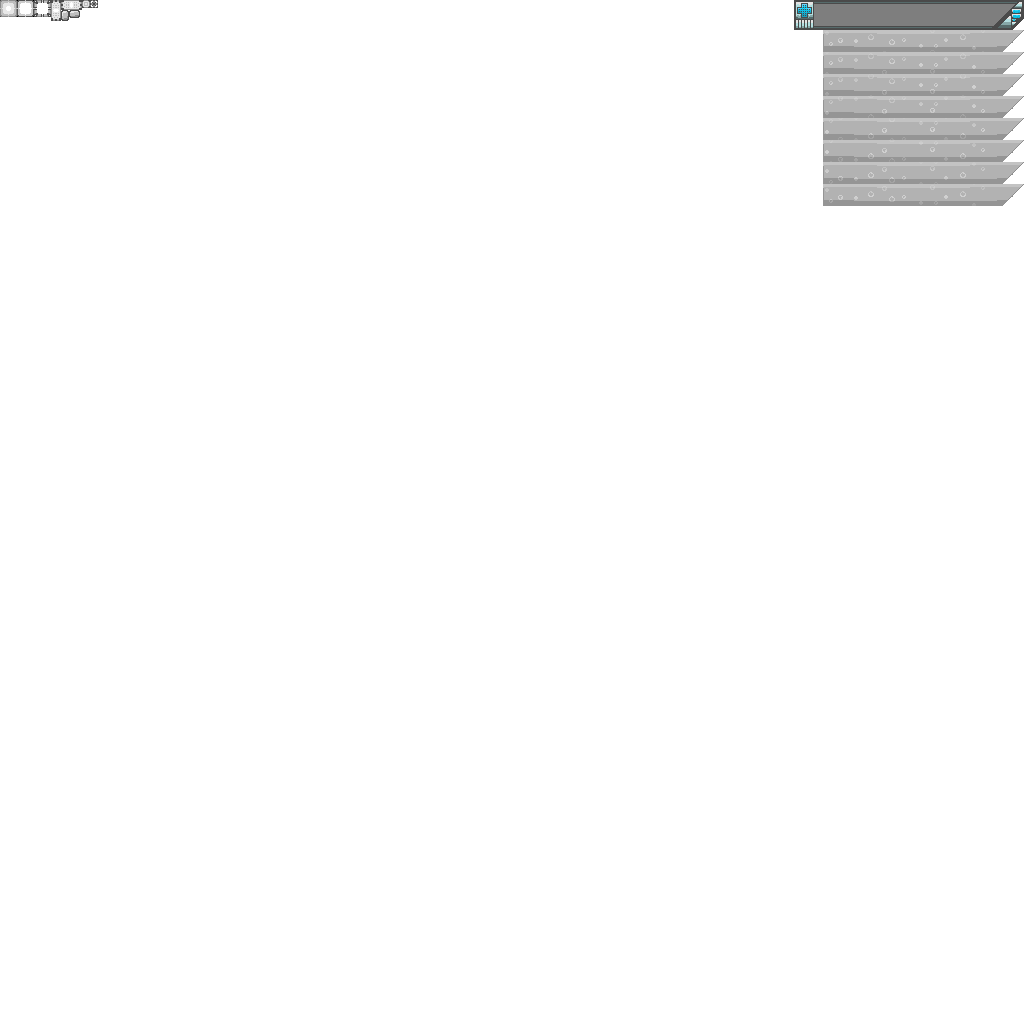
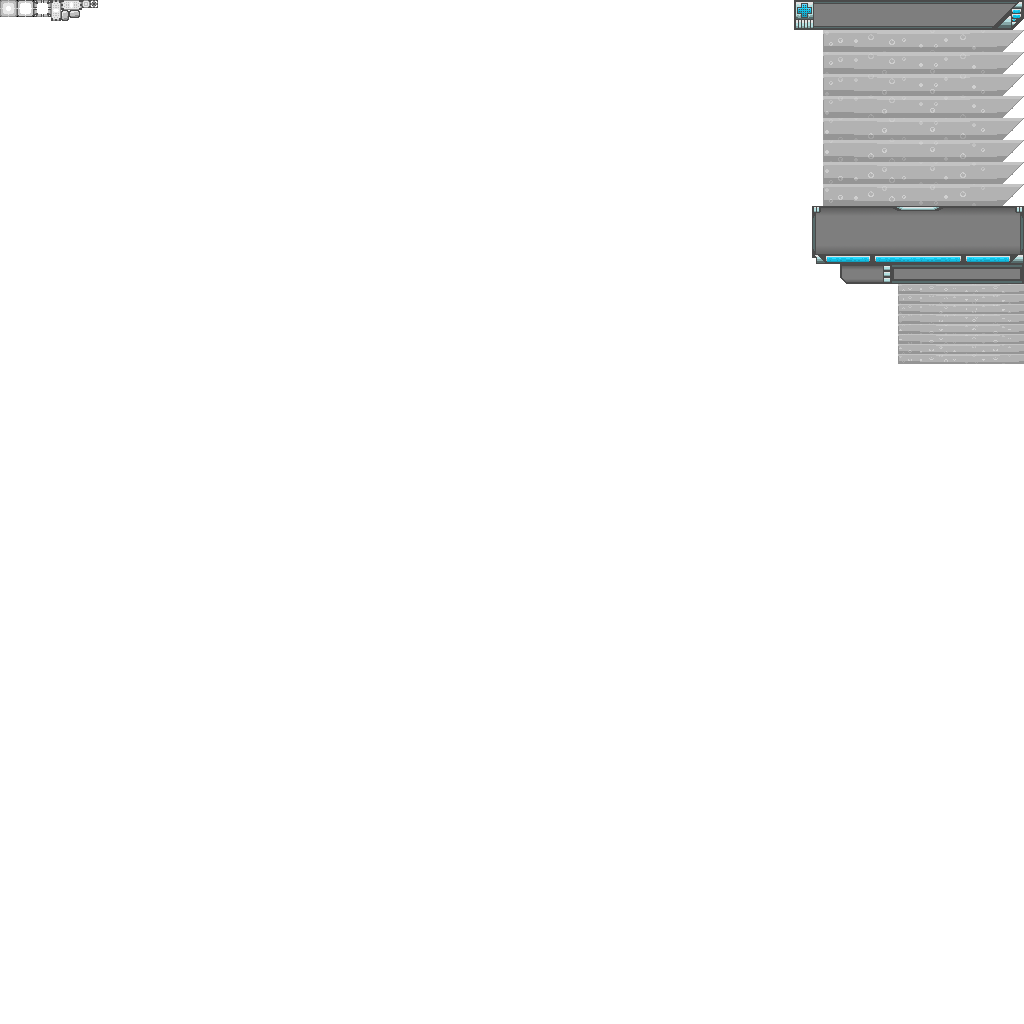
Layers edited between the first and the second (1024, 1024) image:
added layer "Combo Bubbles" (addition) above "Combo.Overlay" over (899, 284, 1011, 364)
added layer "Combo.Overlay" above "Combo" over (898, 284, 1024, 364)
added layer "Combo" above "Points" over (840, 264, 1024, 284)
added layer "Points" above "Bubbles" over (812, 206, 1024, 264)
added group "Regular UI" with 6 layers above "Example" over (812, 206, 1024, 364)
